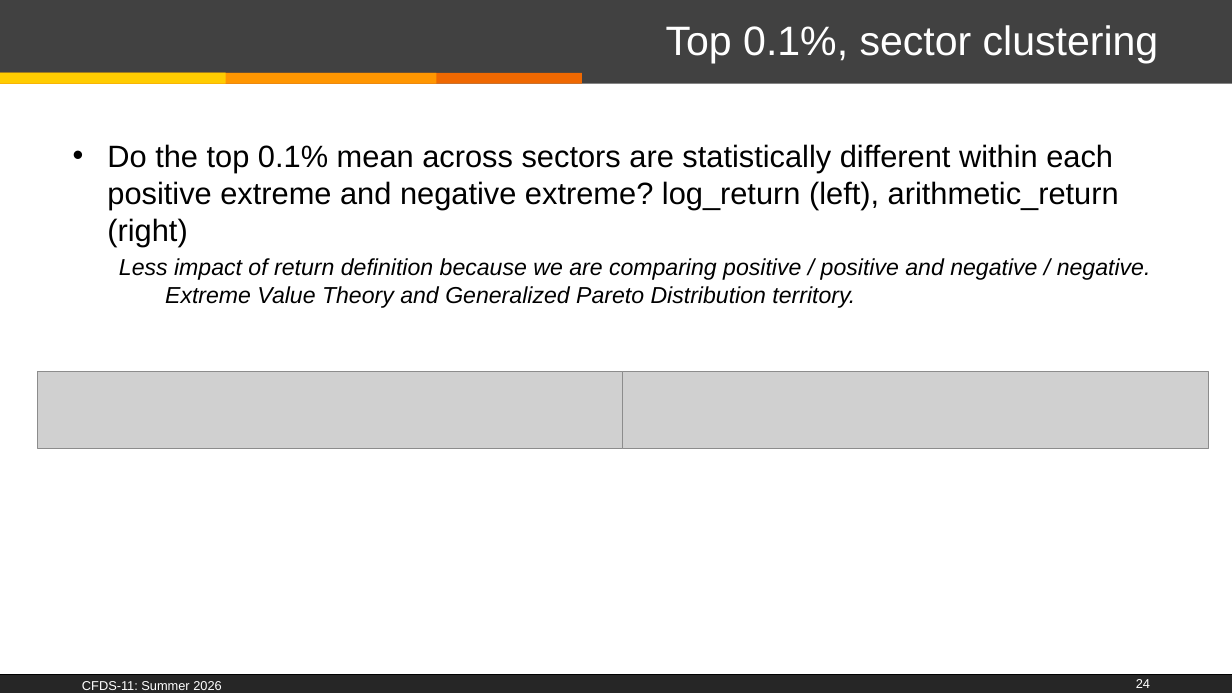
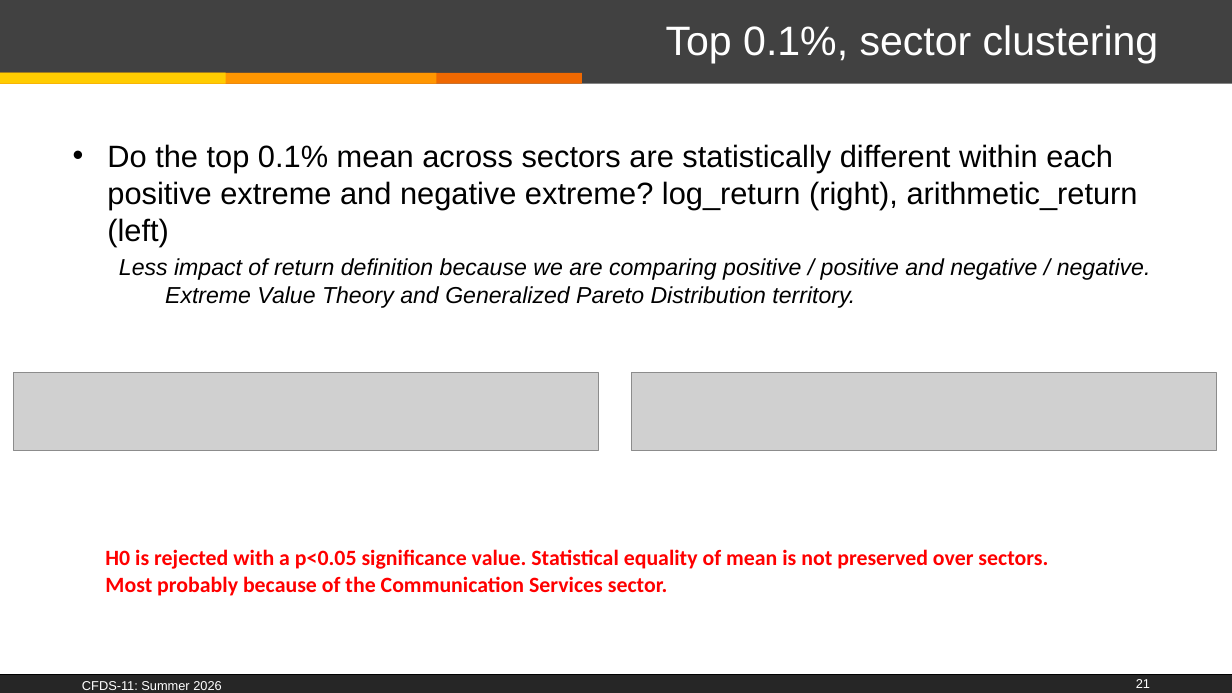
Before and after one commit to PierreNiberon/CFDS-Project, a slide deck: slide 21 of CFDS-11_Class-2025_26-PierreNiberon.pptx (slide 24 before the commit). Drawn at 1232x693 pixels with LibreOffice and Linux fonts; fonts in the diff are those of the drawing; grey boxes stand for pictures; background and template pictures are left out. Boxes give left, top, right and bottom in pixels: in the first picture for what was removed or moved away, otherwise in the second. Text is boxed around its words. In the diff, an @@ line names an element or a change of style, - is before the commit and + after.

```diff
--- a/CFDS-11_Class-2025_26-PierreNiberon.pptx
+++ b/CFDS-11_Class-2025_26-PierreNiberon.pptx
@@ text at box(107, 144, 1138, 246): text changed @@
-• Do the top 0.1% mean across sectors are statistically different within each positive extreme and negative extreme? log_return (left), arithmetic_return (right)
+• Do the top 0.1% mean across sectors are statistically different within each positive extreme and negative extreme? log_return (right), arithmetic_return (left)
@@ picture: place and size @@
-picture at box(38, 371, 622, 449)
+picture at box(13, 372, 598, 450)
@@ picture: place and size @@
-picture at box(622, 371, 1207, 449)
+picture at box(631, 372, 1215, 450)
@@ text added at box(105, 549, 1048, 596), 17 pt, text #FF0000, bold @@
+H0 is rejected with a p<0.05 significance value. Statistical equality of mean is not preserved over sectors. Most probably because of the Communication Services sector.
@@ page number at box(1136, 679, 1150, 688): text changed @@
-24
+21
```
Also in this commit, not shown: 20 other slides changed, 1 slide added, 15 slides removed, 3 other files.
